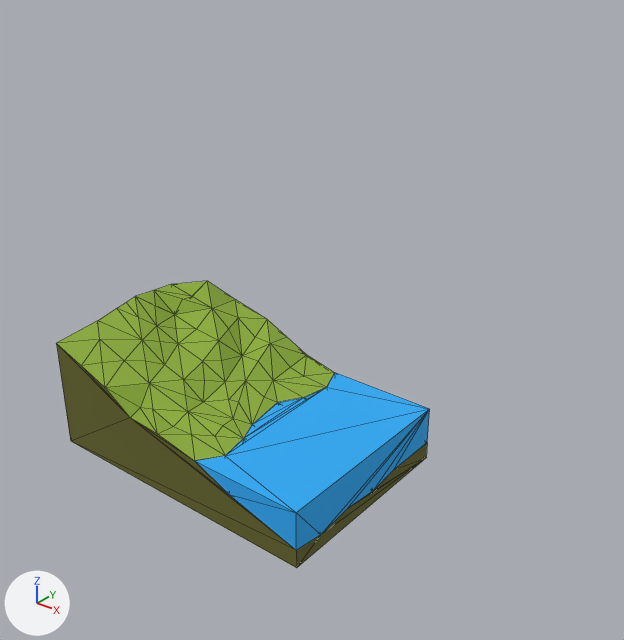
Before and after pictures for a commit that changed the COLLADA model sketchup/lowpoly.dae.
The view is the same before and after, from a camera (50 mm lens) standing at (264.0, -319.0, 304.0) and looking at (3.0, 7.0, 102.0). The lights are fixed; the arrows at lower left show +X, +Y and +Z. Mesh edges are drawn as thin lines. Where no turn or scale is listed for an object, it has been applied to the vertices. Vertices at the same position are counted once.

In view in the first picture: 'land', 'water'.
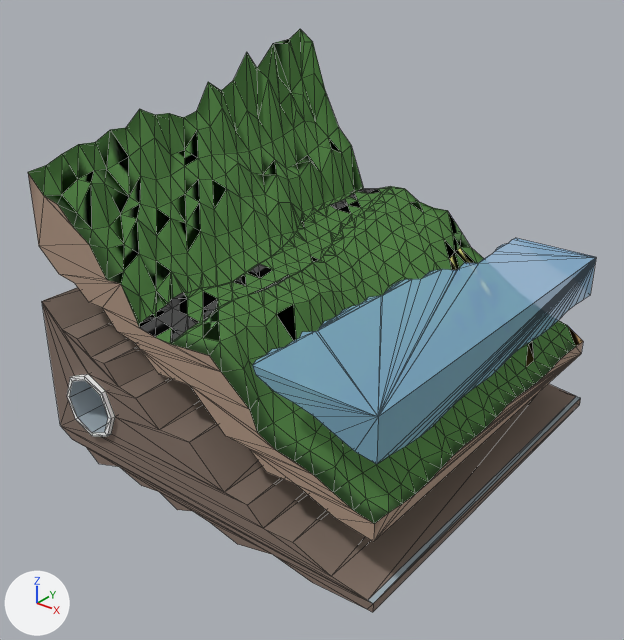
Changed parts and their boxes [x1, y1, x2, y2] in the pictures (624 x 640 px):
'Land', added (green): after [28, 29, 583, 542]
    faces in mat_material_1 (dark green #497b3a): [28, 29, 576, 524]
    faces in mat_warmgray5 (beige #ae9481): [28, 173, 583, 542]
    faces in mat_green (green #5c8f51): [203, 201, 470, 341]
    faces in mat_pale_brown (beige #d4a76c): [526, 326, 583, 367]
    faces in mat_pale_yellow (yellow #ede985): [449, 248, 475, 270]
'water', reshaped, moved, rescaled (47% wider, 28% taller): before [196, 373, 430, 550]; after [252, 238, 596, 464]
'underground', added (brown): after [42, 287, 581, 612]
    faces in mat_warmgray6 (brown #837166): [42, 287, 581, 612]
    faces in mat_material_0 (grey #a4b2bb): [368, 396, 581, 603]
'land', deleted (green): before [56, 281, 427, 568]
    faces in mat_land (green #8cad39): [57, 281, 423, 551]
    faces in mat_color_e18 (dark yellow #666628): [56, 343, 427, 568]
'group_0', added: after [138, 186, 392, 344]
    faces in mat_material_1 (dark green #497b3a): [138, 186, 392, 344]
    faces in mat_gray8 (black #444444): [140, 189, 381, 343]
'group_1', added: after [67, 374, 115, 437]
    faces in mat_material_0 (grey #a4b2bb): [70, 381, 108, 433]
    faces in mat_material (white #ffffff): [67, 374, 115, 437]
part 1 of me_water, deleted (blue): before [196, 373, 430, 550]
part 2 of me_water, added (blue): after [252, 238, 596, 464]

What the commit changed:
Material '__Light_Blue_1' (mat_light_blue_1) is new.
Its base color is (0.25, 0.479, 0.723) (blue #89b8dd).
Its roughness is 0.9.
Its alpha is 0.651.
Material 'material' (mat_material) is new.
Its base color is (1.0, 1.0, 1.0) (white #ffffff).
Its roughness is 0.9.
Material 'material_0' (mat_material_0) is new.
Its base color is (0.371, 0.445, 0.497) (grey #a4b2bb).
Its roughness is 0.9.
Material 'WarmGray6' (mat_warmgray6) is new.
Its base color is (0.227, 0.165, 0.133) (brown #837166).
Its roughness is 0.9.
Material 'material_1' (mat_material_1) is new.
Its base color is (0.0666, 0.198, 0.0423) (dark green #497b3a).
Its roughness is 0.9.
Material 'Gray8' (mat_gray8) is new.
Its base color is (0.0578, 0.0578, 0.0578) (black #444444).
Its roughness is 0.9.
Material 'Pale_Yellow' (mat_pale_yellow) is new.
Its base color is (0.847, 0.815, 0.235) (yellow #ede985).
Its roughness is 0.9.
Material 'Pale_Brown' (mat_pale_brown) is new.
Its base color is (0.658, 0.386, 0.15) (beige #d4a76c).
Its roughness is 0.9.
Material 'WarmGray5' (mat_warmgray5) is new.
Its base color is (0.423, 0.296, 0.22) (beige #ae9481).
Its roughness is 0.9.
Material 'Green' (mat_green) is new.
Its base color is (0.107, 0.275, 0.0823) (green #5c8f51).
Its roughness is 0.9.
me_water is used by ob_water; parent ob_sketchup; location (-29.57, -58.22, 8.387); scale (2.17, 2.17, 2.17).
me_water had 22 vertices, 40 faces and spanned x 0.0..34.4, y 0.0..56.8, z 0.0..12.2.
me_water no longer uses material mat_watercolorl (blue #2db2ff).
me_water now has 84 vertices, 84 faces and spans x 135.1..200.0, y 0.0..200.0, z 9.4..33.9.
me_water part 1: the whole mesh is rebuilt.
Part 2, on me_water:
84 vertices are added at x 135.1..200.0, y 0.0..200.0, z 9.4..33.9.
84 new faces join them.
me_water now uses material mat_light_blue_1 (blue #89b8dd).
Mesh me_group_1 is new.
It has 32 vertices, 64 faces and spans x 0.0..35.0, y 0.0..211.0, z 0.0..35.0.
Faces by material slot: [48, 16].
It uses material mat_material (white #ffffff).
It uses material mat_material_0 (grey #a4b2bb).
Mesh me_underground is new.
It has 78 vertices, 156 faces and spans x 0.0..203.0, y -3.0..203.0, z 41.0..126.0.
Faces by material slot: [154, 2].
It uses material mat_warmgray6 (brown #837166).
It uses material mat_material_0 (grey #a4b2bb).
Mesh me_group_0 is new.
It has 215 vertices, 251 faces and spans x 0.0..42.0, y 0.0..200.0, z 0.0..20.0.
Faces by material slot: [75, 176].
It uses material mat_gray8 (black #444444).
It uses material mat_material_1 (dark green #497b3a).
Mesh me_land_1 is new.
It has 705 vertices, 1231 faces and spans x 0.0..200.0, y 0.0..200.0, z 50.0..206.0.
Faces by material slot: [1084, 14, 12, 4, 117].
It uses material mat_material_1 (dark green #497b3a).
It uses material mat_green (green #5c8f51).
It uses material mat_pale_yellow (yellow #ede985).
It uses material mat_pale_brown (beige #d4a76c).
It uses material mat_warmgray5 (beige #ae9481).
Object 'land' (ob_land) is deleted.
Object 'water' (ob_water) is rescaled from (2.17, 2.17, 2.17) to (1.0, 1.0, 1.0).
Object 'water' (ob_water) moves from (-29.57, -58.22, 8.387) to (-84.78, -94.92, 101.8).
Object 'group_1' (ob_group_1) is new; it shows me_group_1.
Its location is (-71.3, -100.1, 59.9).
Object 'underground' (ob_underground) is new; it shows me_underground.
Its location is (-84.8, -94.9, 0.0).
Object 'group_0' (ob_group_0) is new; it shows me_group_0.
Its location is (-34.8, -94.9, 129.6).
Object 'Land' (ob_land_1) is new; it shows me_land_1.
Its location is (-84.8, -94.9, 28.3).
